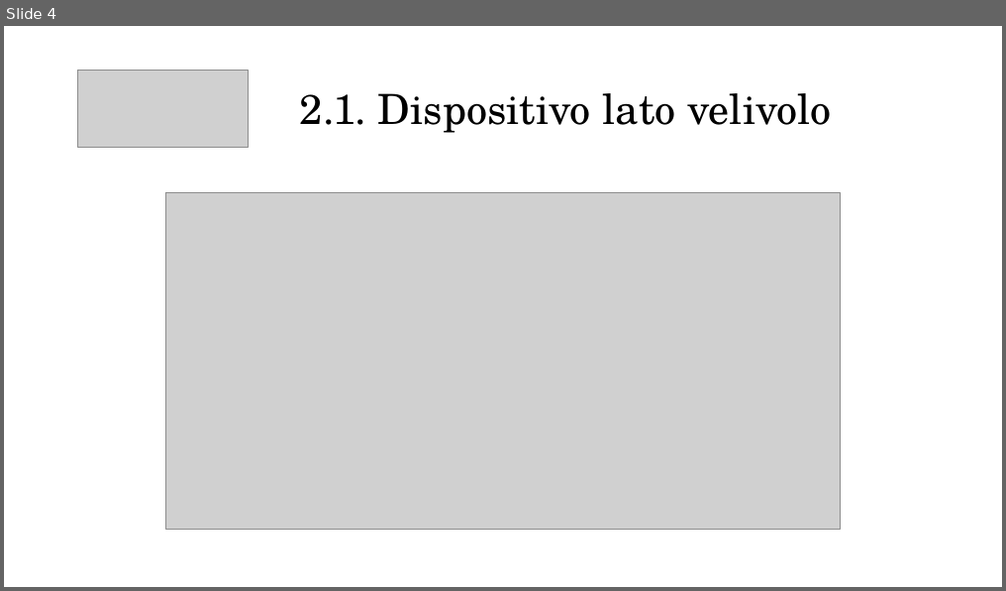
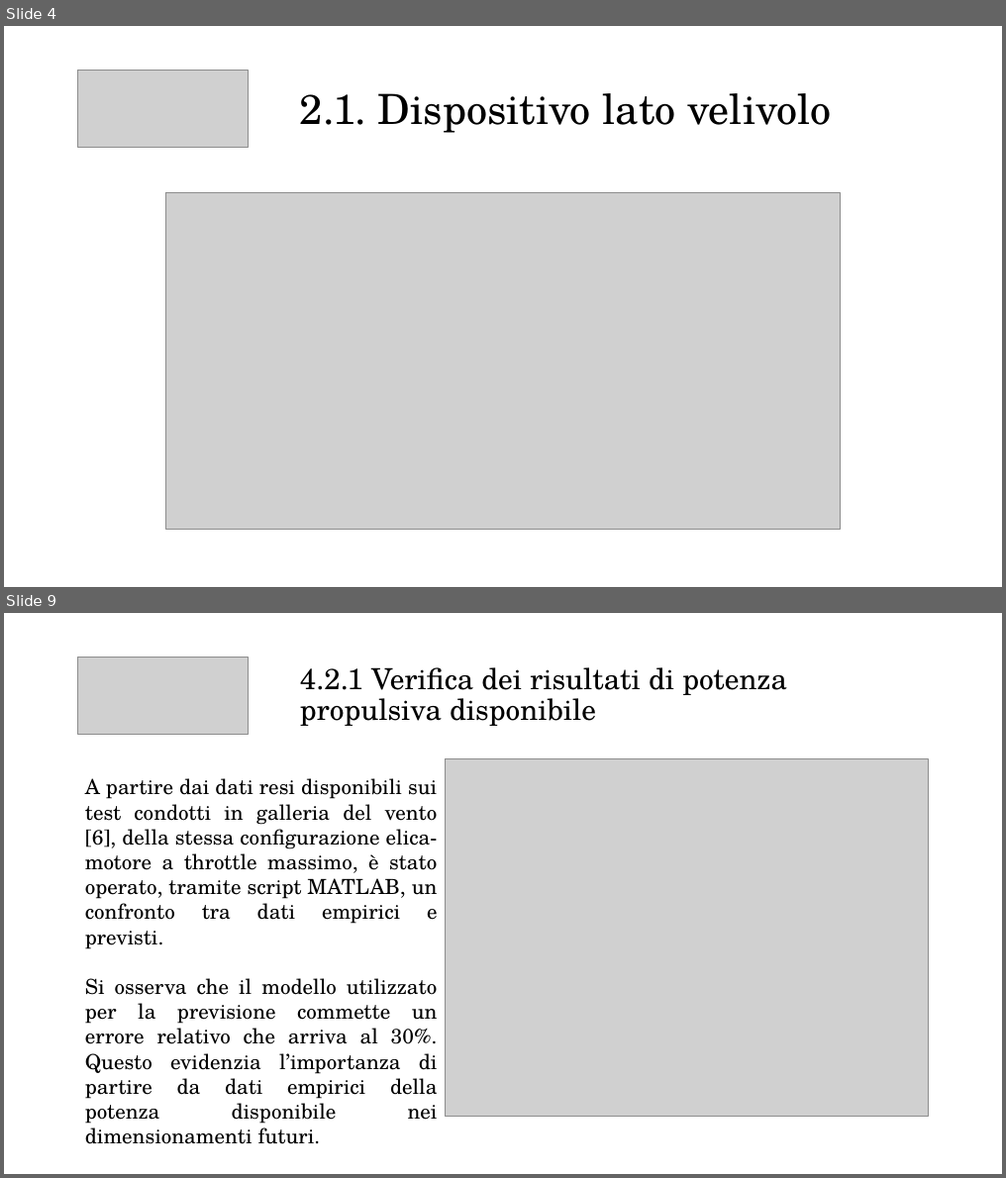
Before and after one commit to emanuele-cason/Tesi, a slide deck: Presentazione/Presentazione relazione.pptx. Shown one above the other, each under a label of ours: slide 4 before the commit, slides 4 and 9 after it; the slides between them are not shown. The pictures are 1006x591 and 1006x1178 pixels, drawn with LibreOffice and Linux fonts; fonts in the diff are those of the drawing; grey boxes stand for pictures. Boxes give left, top, right and bottom in pixels: in the first picture for what was removed or moved away, otherwise in the second. Text is boxed around its words. In the diff, an @@ line names an element or a change of style, - is before the commit and + after.

```diff
--- a/Presentazione/Presentazione relazione.pptx
+++ b/Presentazione/Presentazione relazione.pptx
@@ slide 9 added at [4,613,1002,1174], background #FFFFFF @@
@@ picture added at [77,658,248,735] @@
@@ text added at [300,667,787,726], 28 pt, text #000000 @@
+4.2.1 Verifica dei risultati di potenza propulsiva disponibile
@@ picture added at [445,760,929,1117] @@
@@ text added at [85,778,438,1099], 20 pt, text #000000 @@
+A partire dai dati resi disponibili sui test condotti in galleria del vento [6], della stessa configurazione elica-motore a throttle massimo, è stato operato, tramite script MATLAB, un confronto tra dati empirici e previsti.
+Si osserva che il modello utilizzato per la previsione commette un errore relativo che arriva al 30%. Questo evidenzia l’importanza di partire da dati empirici della potenza disponibile nei dimensionamenti futuri.
```
Also in this commit, not shown: 3 slides changed, 5 other slides added, 4 other files.
